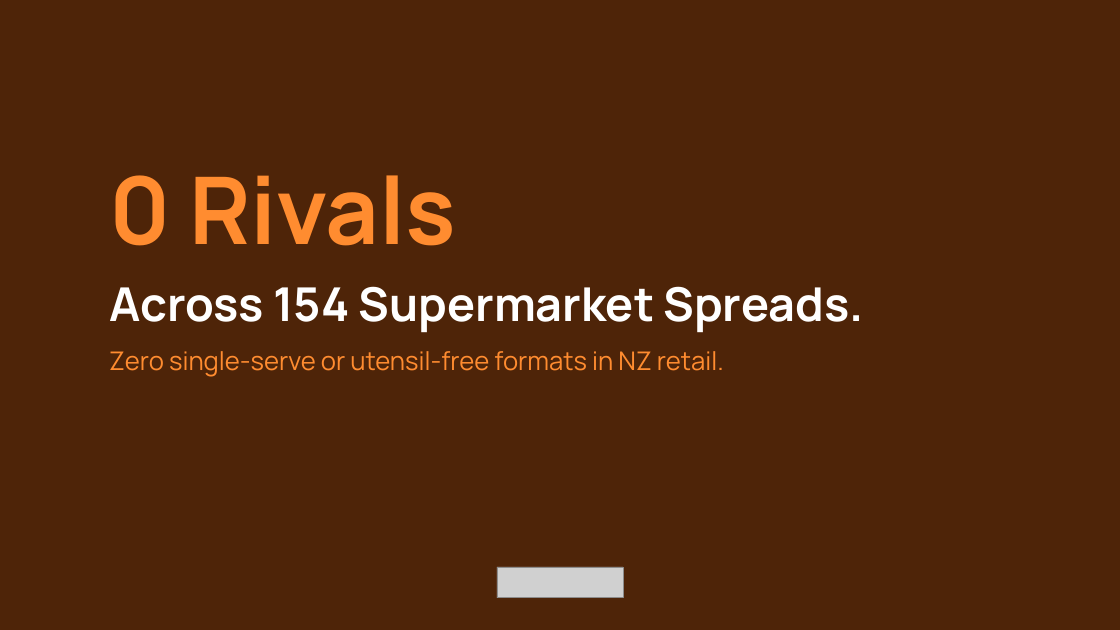
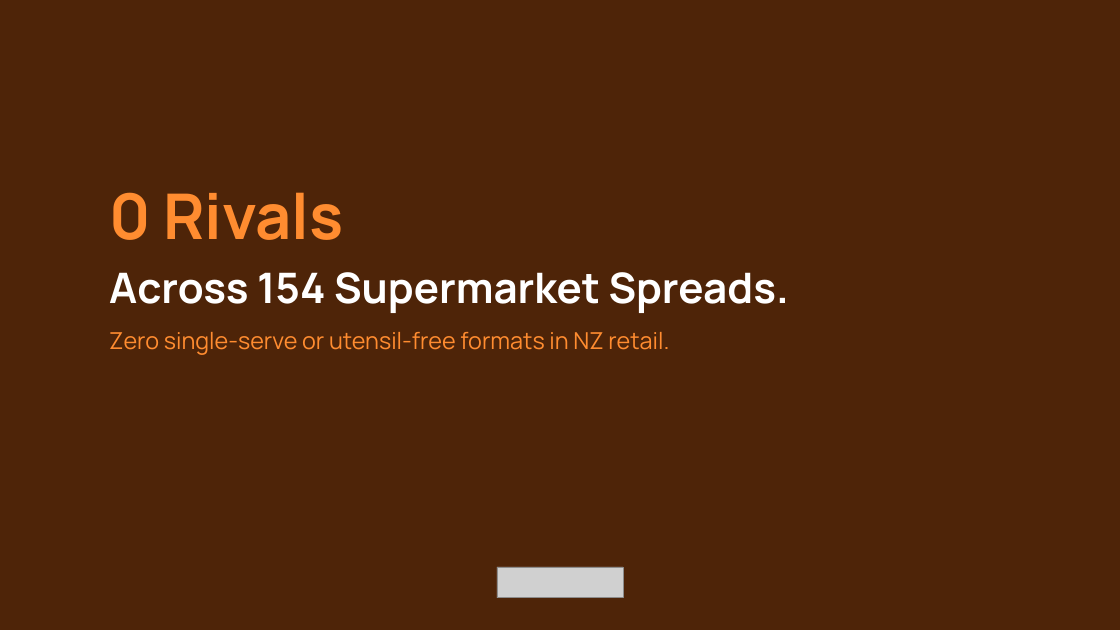
Before and after one commit to JacobCrume/stamp-spreads, a slide deck: slide 10 of presentation/Stamp-pitch.pptx (slide 12 before the commit). Drawn at 1120x630 pixels with LibreOffice and Linux fonts; fonts in the diff are those of the drawing; grey boxes stand for pictures. Boxes give left, top, right and bottom in pixels: in the first picture for what was removed or moved away, otherwise in the second. Text is boxed around its words. In the diff, an @@ line names an element or a change of style, - is before the commit and + after.

```diff
--- a/presentation/Stamp-pitch.pptx
+++ b/presentation/Stamp-pitch.pptx
@@ text "0 Rivals": place and size @@
-text "0 Rivals" at (109, 175, 864, 377)
+text "0 Rivals" at (109, 192, 789, 355)
@@ text "0 Rivals" at (109, 192, 789, 355): size 80 to 54 pt in "0 Rivals"; size 40 to 36 pt in "Across 154 Supermarket Spreads."; size 22 to 20 pt in "Zero single-serve or utensil-free formats in NZ ..."; less space between paragraphs @@
```
Also in this commit, not shown: 18 other slides changed, 3 slides removed, 2 other files.
